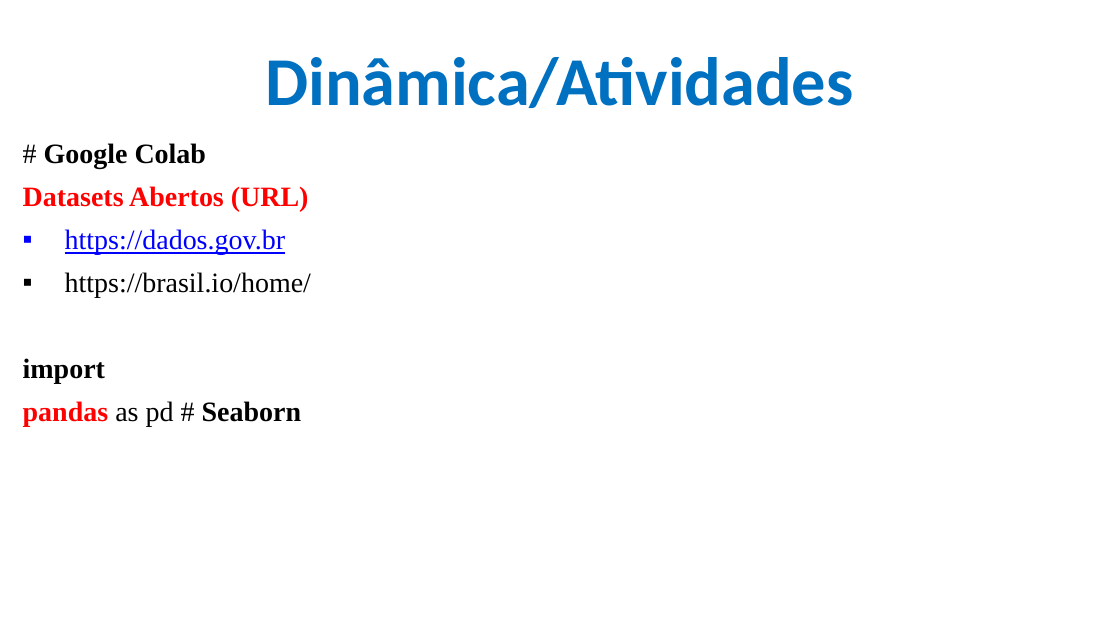
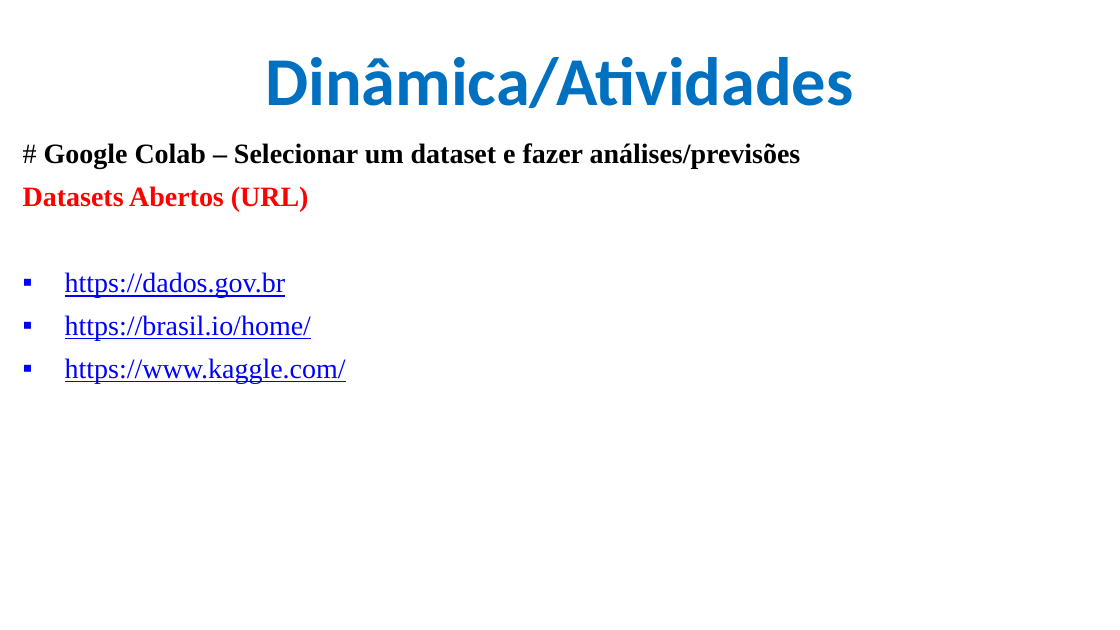
Before and after one commit to CloudEducationBrazil/WydenArea1AplicacaoCloudIndustria40Python, a slide deck: slide 19 of 01 Classes/Aula 11 - Aplicação Cloud Indústria 40 Python Integração Cloud Big Data Parte 2.pptx (slide 6 before the commit). Drawn at 1120x630 pixels with LibreOffice and Linux fonts; fonts in the diff are those of the drawing; background and template pictures are left out. Boxes give left, top, right and bottom in pixels: in the first picture for what was removed or moved away, otherwise in the second. Text is boxed around its words. In the diff, an @@ line names an element or a change of style, - is before the commit and + after.

```diff
--- a/01 Classes/Aula 11 - Aplicação Cloud Indústria 40 Python Integração Cloud Big Data Parte 2.pptx
+++ b/01 Classes/Aula 11 - Aplicação Cloud Indústria 40 Python Integração Cloud Big Data Parte 2.pptx
@@ text at box(44, 143, 801, 169): text changed @@
-# Google Colab
+# Google Colab – Selecionar um dataset e fazer análises/previsões
@@ text at box(65, 315, 311, 341): text colour #000000 to #0000FF, underline on in "https://brasil.io/home/" @@
@@ text at box(65, 358, 346, 384): text changed; text colour #000000 to #0000FF; bold off @@
-import
-pandas as pd # Seaborn
+▪ https://www.kaggle.com/
```
Also in this commit, not shown: 2 other slides changed, 13 slides added, 14 other files.
